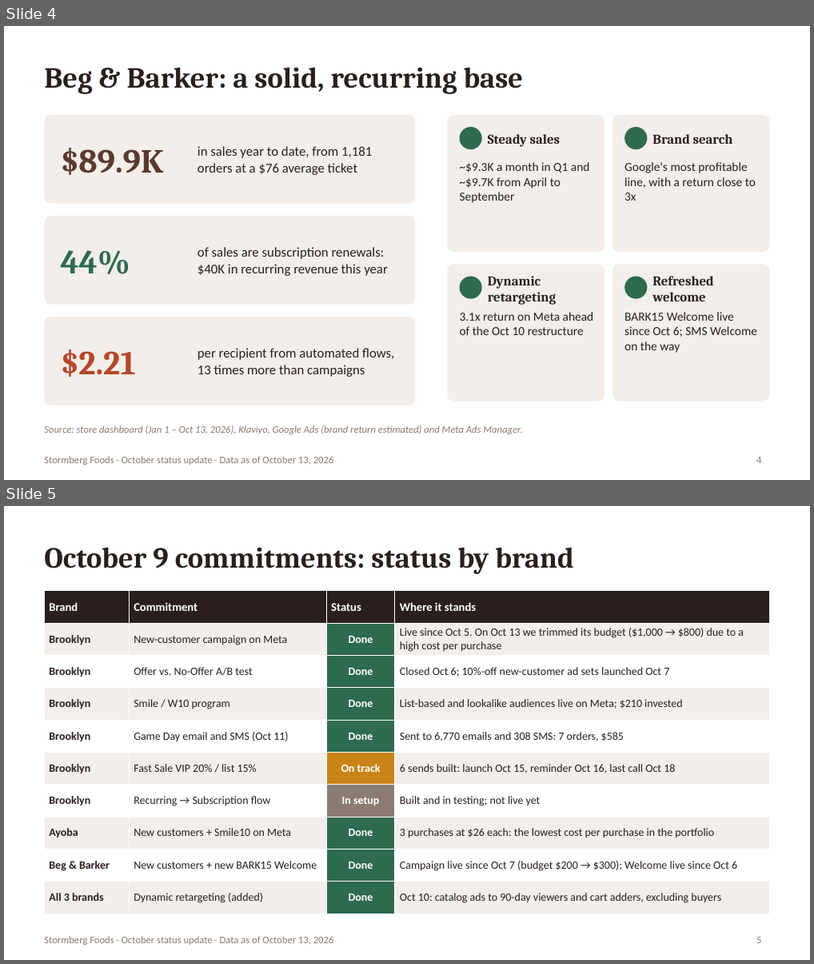
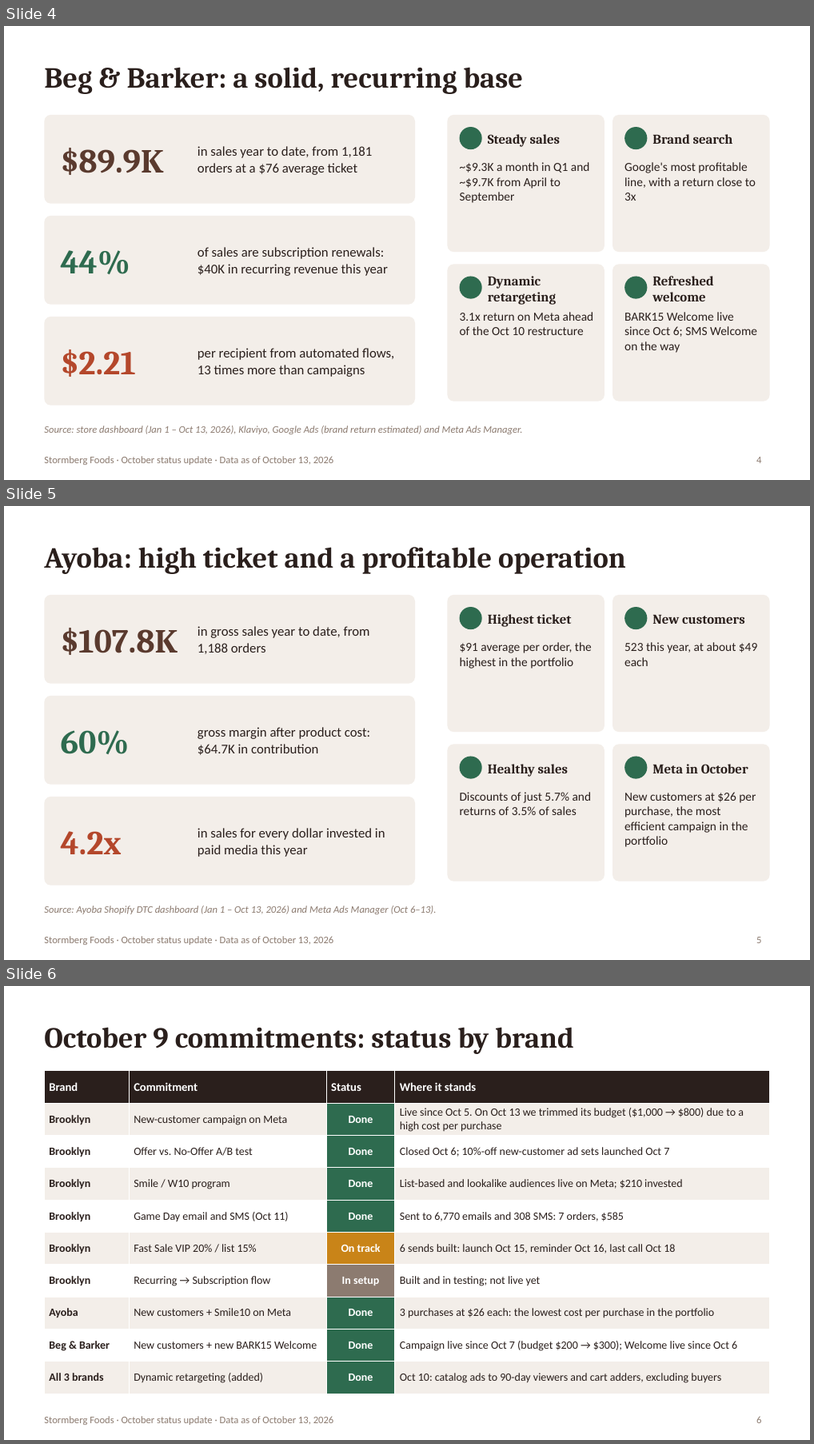
Before and after one commit to YamiCRebold/Stormberg2026, a slide deck: status_ceo/Stormberg_Status_CEO_Oct2026_EN.pptx. Shown one above the other, each under a label of ours: slides 4 and 5 before the commit, slides 4, 5 and 6 after it. The pictures are 814x964 and 814x1444 pixels, drawn with LibreOffice and Linux fonts; fonts in the diff are those of the drawing. Boxes give left, top, right and bottom in pixels: in the first picture for what was removed or moved away, otherwise in the second. Text is boxed around its words. In the diff, an @@ line names an element or a change of style, - is before the commit and + after.

```diff
--- a/status_ceo/Stormberg_Status_CEO_Oct2026_EN.pptx
+++ b/status_ceo/Stormberg_Status_CEO_Oct2026_EN.pptx
@@ slide 5 added at (4,506,810,960), background #FFFFFF; not listed: 1 template element that a slide beside it also shows @@
@@ title added at (44,547,626,574), 26 pt, text #2A1F1C, bold @@
+Ayoba: high ticket and a profitable operation
@@ rounded rectangle added at (44,595,415,684), fill #F3EEE9 @@
@@ rounded rectangle added at (447,595,605,732), fill #F3EEE9 @@
@@ rounded rectangle added at (613,595,770,732), fill #F3EEE9 @@
@@ ellipse added at (460,607,482,629), fill #2E6B4F @@
@@ text added at (488,614,571,627), 12 pt, text #2A1F1C, bold @@
+Highest ticket
@@ ellipse added at (625,607,647,629), fill #2E6B4F @@
@@ text added at (653,614,746,624), 12 pt, text #2A1F1C, bold @@
+New customers
@@ text added at (61,628,178,655), 30 pt, text #5A3A2E, bold @@
+$107.8K
@@ text added at (198,626,370,654), 12 pt, text #2A1F1C @@
+in gross sales year to date, from 1,188 orders
@@ text added at (460,642,592,668), 11 pt, text #2A1F1C @@
+$91 average per order, the highest in the portfolio
@@ text added at (625,642,758,666), 11 pt, text #2A1F1C @@
+523 this year, at about $49 each
@@ rounded rectangle added at (44,696,415,784), fill #F3EEE9 @@
@@ text added at (61,730,130,754), 30 pt, text #2E6B4F, bold @@
+60%
@@ text added at (198,727,370,755), 12 pt, text #2A1F1C @@
+gross margin after product cost: $64.7K in contribution
@@ rounded rectangle added at (447,744,605,881), fill #F3EEE9 @@
@@ rounded rectangle added at (613,744,770,881), fill #F3EEE9 @@
@@ ellipse added at (460,756,482,779), fill #2E6B4F @@
@@ text added at (488,764,569,776), 12 pt, text #2A1F1C, bold @@
+Healthy sales
@@ ellipse added at (625,756,647,779), fill #2E6B4F @@
@@ text added at (653,764,749,773), 12 pt, text #2A1F1C, bold @@
+Meta in October
@@ text added at (460,792,592,815), 11 pt, text #2A1F1C @@
+Discounts of just 5.7% and returns of 3.5% of sales
@@ text added at (625,792,756,847), 11 pt, text #2A1F1C @@
+New customers at $26 per purchase, the most efficient campaign in the portfolio
@@ rounded rectangle added at (44,796,415,885), fill #F3EEE9 @@
@@ text added at (61,831,122,854), 30 pt, text #B4472B, bold @@
+4.2x
@@ text added at (198,828,386,856), 12 pt, text #2A1F1C @@
+in sales for every dollar invested in paid media this year
@@ text added at (44,905,436,914), 9 pt, text #8C7B70, italic @@
+Source: Ayoba Shopify DTC dashboard (Jan 1 – Oct 13, 2026) and Meta Ads Manager (Oct 6–13).
@@ page number added at (757,936,762,943), 9 pt, text #8C7B70 @@
+5
@@ what was slide 5 is now slide 6 @@
@@ page number at (757,1416,762,1423): text changed @@
-5
+6
```
Also in this commit, not shown: 2 slides changed, 1 other file.
